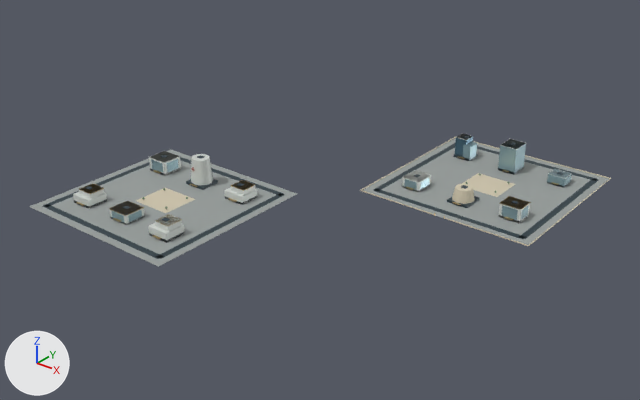
A saved change to the glTF model web/public/assets/3d/ampliworld/GC-CITY-2030/GC-TILE-02-11.glb.
One viewpoint serves both versions: a camera (50 mm lens) standing at (-7094.0, 2840.0, 697.0) and looking at (-8003.0, 3976.0, -7.0). Every picture has the same lights, and +X, +Y and +Z are marked at lower left. The picture after the commit comes second. Where no turn or scale is listed for an object, it has been applied to the vertices. Vertices at exactly the same position are counted once.

Objects in the first picture: 'GC-TILE-02-11-blue', 'GC-TILE-02-11-dark', 'GC-TILE-02-11-glass', 'GC-TILE-02-11-gold', 'GC-TILE-02-11-ivory', 'GC-TILE-02-11-paving', 'GC-TILE-02-11-white'.
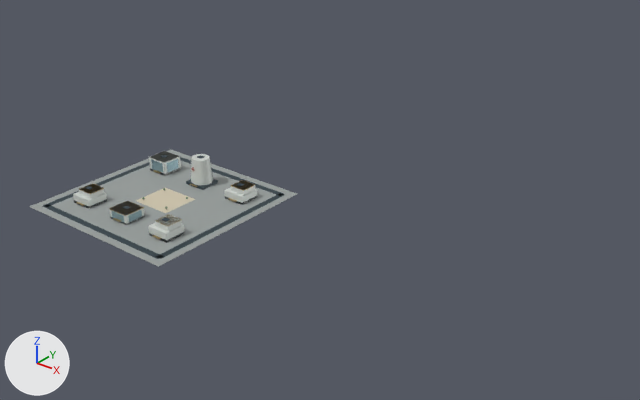
The change, as a list of edits to the scene's bpy script:
```text
Change me_mesh_0:
    used by ob_gc_tile_02_11_paving; location = (0.0, 0.0, 0.0)
    remove me_mesh_0.from_pydata(...)  # 16 vertices, 24 faces; spans x -8379.0..-7621.0, y 3621.0..4379.0, z 0.0
    add me_mesh_0.from_pydata(...)  # 8 vertices, 12 faces; spans x -8379.0..-8041.0, y 3621.0..3959.0, z 0.0
    me_mesh_0 part 1: the loose piece of 8 vertices spanning x -7959.0..-7621.0, y 4041.0..4379.0, z 0.0 is deleted
Change me_mesh_1:
    used by ob_gc_tile_02_11_dark; location = (0.0, 0.0, 0.0)
    remove me_mesh_1.from_pydata(...)  # 256 vertices, 384 faces; spans x -8364.0..-7636.0, y 3636.0..4364.0, z 0.0..54.0
    add me_mesh_1.from_pydata(...)  # 128 vertices, 192 faces; spans x -8364.0..-8056.0, y 3636.0..3944.0, z 0.0..54.0
    me_mesh_1 part 2: 16 loose pieces with 128 vertices, spanning x -7944.0..-7636.0, y 4056.0..4364.0, z 0.0..54.0, are deleted
Change me_mesh_2:
    used by ob_gc_tile_02_11_ivory; location = (0.0, 0.0, 0.0)
    remove me_mesh_2.from_pydata(...)  # 78 vertices, 124 faces; spans x -8250.0..-7620.0, y 3754.0..4380.0, z 0.0..27.0
    add me_mesh_2.from_pydata(...)  # 8 vertices, 12 faces; spans x -8250.0..-8170.0, y 3754.0..3826.0, z 0.0
    me_mesh_2 part 3: 7 loose pieces with 70 vertices, spanning x -7960.0..-7620.0, y 4040.0..4380.0, z 0.0..27.0, are deleted
Change me_mesh_5:
    used by ob_gc_tile_02_11_gold; location = (0.0, 0.0, 0.0)
    remove me_mesh_5.from_pydata(...)  # 284 vertices, 468 faces; spans x -8322.0..-7670.0, y 3678.0..4288.0, z 0.0..46.0
    add me_mesh_5.from_pydata(...)  # 146 vertices, 240 faces; spans x -8322.0..-8090.0, y 3678.0..3901.0, z 4.0..46.0
    me_mesh_5 part 6: 12 loose pieces with 138 vertices, spanning x -7898.0..-7670.0, y 4040.0..4288.0, z 0.0..27.0, are deleted
Change me_mesh_7:
    used by ob_gc_tile_02_11_glass; location = (0.0, 0.0, 0.0)
    remove me_mesh_7.from_pydata(...)  # 216 vertices, 324 faces; spans x -8332.0..-7670.0, y 3682.0..4322.0, z 0.0..53.0
    add me_mesh_7.from_pydata(...)  # 64 vertices, 96 faces; spans x -8332.0..-8188.0, y 3682.0..3902.0, z 3.0..25.0
    me_mesh_7 part 5: 19 loose pieces with 152 vertices, spanning x -7908.0..-7670.0, y 4101.0..4322.0, z 0.0..53.0, are deleted
Change me_mesh_8:
    used by ob_gc_tile_02_11_white; location = (0.0, 0.0, 0.0)
    remove me_mesh_8.from_pydata(...)  # 142 vertices, 220 faces; spans x -8332.0..-7670.0, y 3682.0..4322.0, z 0.0..53.0
    add me_mesh_8.from_pydata(...)  # 94 vertices, 148 faces; spans x -8332.0..-8088.0, y 3682.0..3902.0, z 0.0..53.0
    me_mesh_8 part 4: 6 loose pieces with 48 vertices, spanning x -7909.0..-7670.0, y 4101.0..4322.0, z 0.0..53.0, are deleted
Remove ob_gc_tile_02_11_blue:
    ob_gc_tile_02_11_blue = bpy.data.objects.new('GC-TILE-02-11-blue', me_mesh_6)
    ob_gc_tile_02_11_blue.location = (0.0, 0.0, 0.0)
```

Where the change shows, as pixel boxes (x1, y1, x2, y2) in the pictures (640 x 400 px):
'GC-TILE-02-11-paving', reshaped (54% narrower, 8% shorter): before (29, 138, 609, 267); after (29, 149, 297, 267)
'GC-TILE-02-11-dark', reshaped (56% narrower, 15% shorter): before (42, 136, 598, 259); after (42, 155, 284, 259)
'GC-TILE-02-11-white', reshaped (63% narrower, 16% shorter): before (73, 133, 571, 243); after (73, 151, 257, 243)
'GC-TILE-02-11-ivory', reshaped (87% narrower, 76% shorter): before (136, 137, 611, 246); after (136, 188, 195, 213)
'GC-TILE-02-11-glass', reshaped: before (112, 139, 572, 222); after (112, 159, 179, 222)
'GC-TILE-02-11-gold', reshaped: before (77, 156, 559, 239); after (77, 170, 254, 239)
'GC-TILE-02-11-blue', deleted: before (455, 134, 473, 156)
part 1 of me_mesh_0, deleted: before (363, 138, 609, 245)
part 2 of me_mesh_1, deleted: before (373, 136, 598, 239)
part 3 of me_mesh_2, deleted: before (360, 137, 611, 246)
part 4 of me_mesh_8, deleted: before (402, 133, 571, 223)
part 5 of me_mesh_7, deleted: before (404, 139, 572, 220)
part 6 of me_mesh_5, deleted: before (406, 156, 559, 220)
